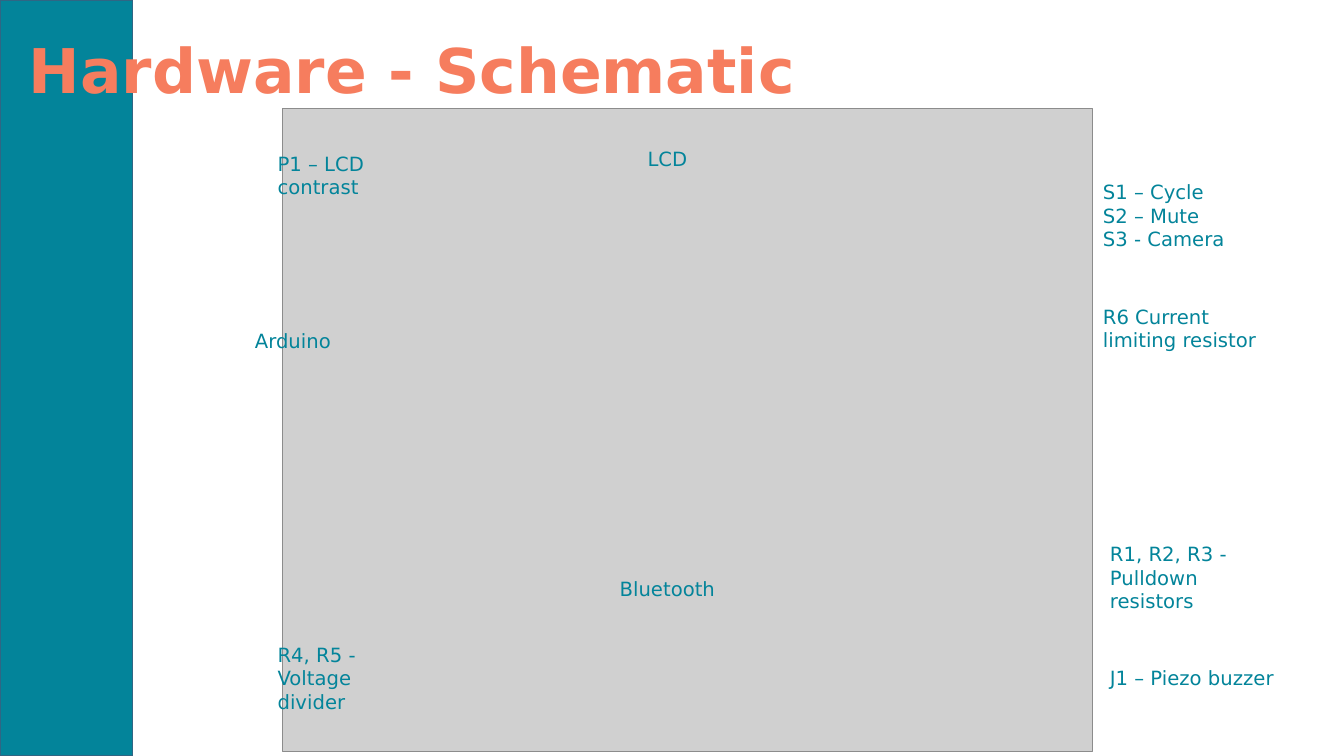
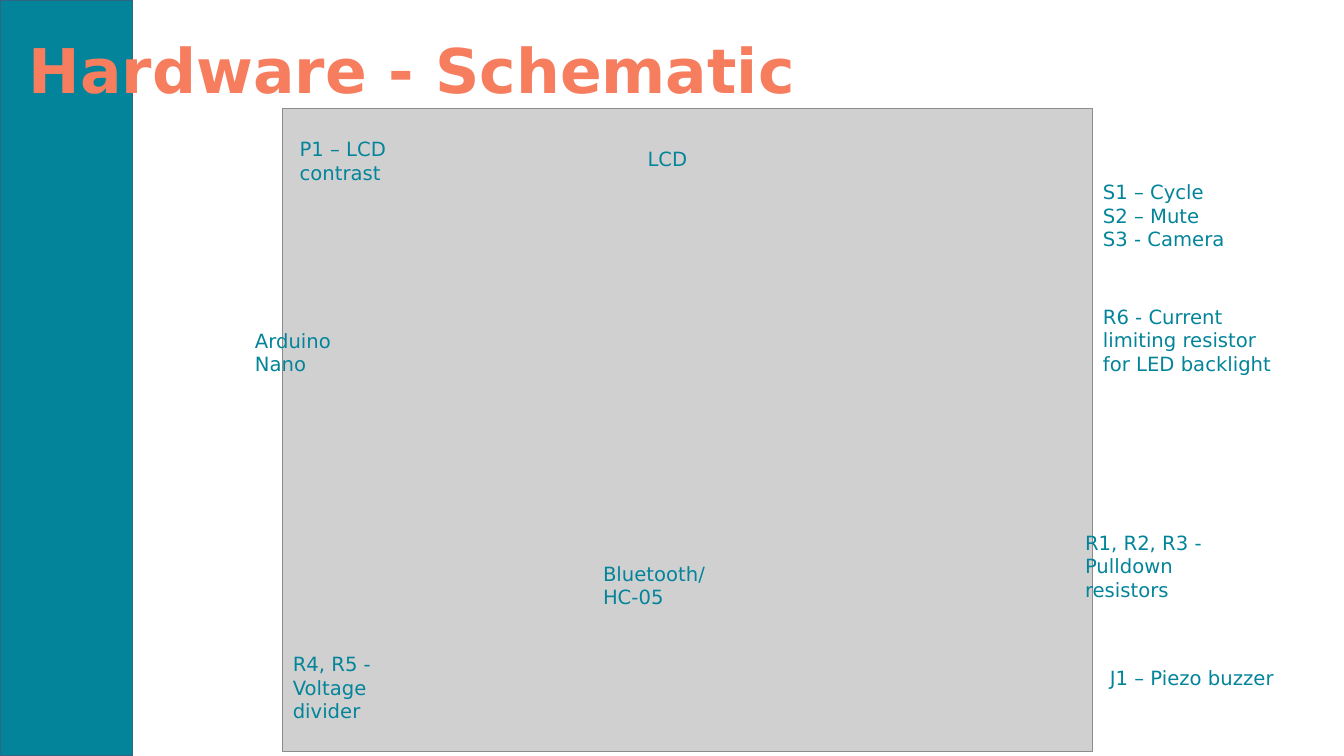
Before and after one commit to skagra/teams-sucks, a slide deck: slide 4 of docs/Teams Sucks Presentation.pptx. Drawn at 1344x756 pixels with LibreOffice and Linux fonts; fonts in the diff are those of the drawing; grey boxes stand for pictures. Boxes give left, top, right and bottom in pixels: in the first picture for what was removed or moved away, otherwise in the second. Text is boxed around its words. In the diff, an @@ line names an element or a change of style, - is before the commit and + after.

Commit message:
Updated presentation

```diff
--- a/docs/Teams Sucks Presentation.pptx
+++ b/docs/Teams Sucks Presentation.pptx
@@ text "P1 – LCD contrast" rewrapped from [278, 155, 364, 199] to [300, 141, 386, 181] @@
@@ text at [1103, 309, 1271, 375]: text changed @@
-R6 Current limiting resistor
+R6 - Current limiting resistor for LED backlight
@@ text at [255, 332, 331, 376]: text changed @@
-Arduino
+Arduino Nano
@@ text "R1, R2, R3 - Pulldown ..." rewrapped from [1110, 546, 1213, 609] to [1085, 534, 1188, 602] @@
@@ text at [603, 566, 705, 605]: text changed @@
-Bluetooth
+Bluetooth/ HC-05
@@ text "R4, R5 - Voltage divider" rewrapped from [278, 646, 352, 714] to [293, 656, 367, 719] @@
```
Also in this commit, not shown: 1 other slide changed, 1 slide added.
